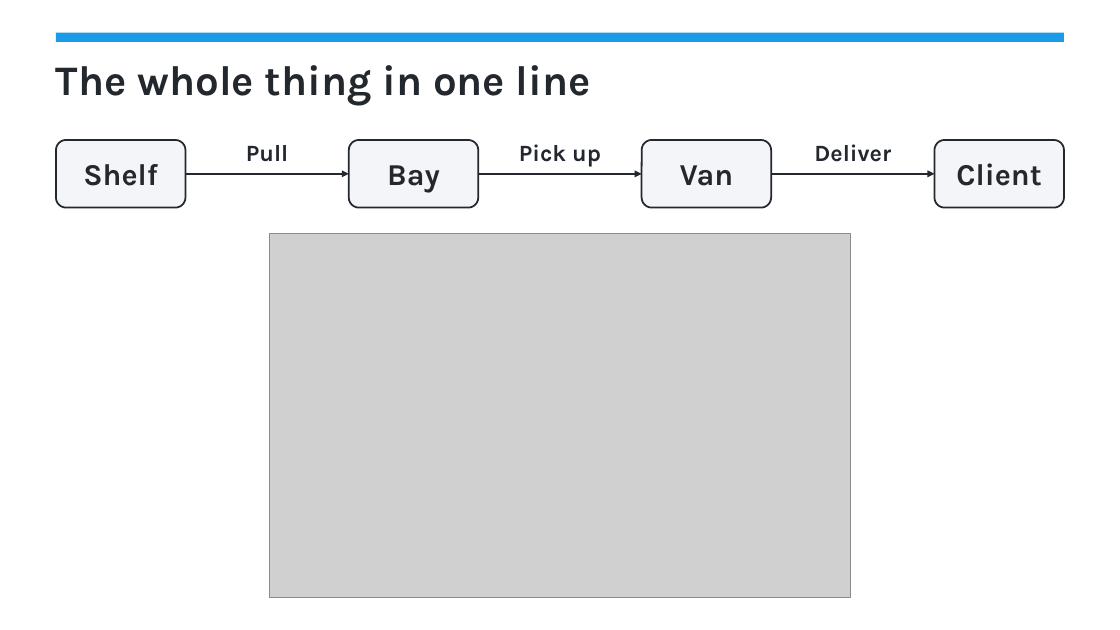
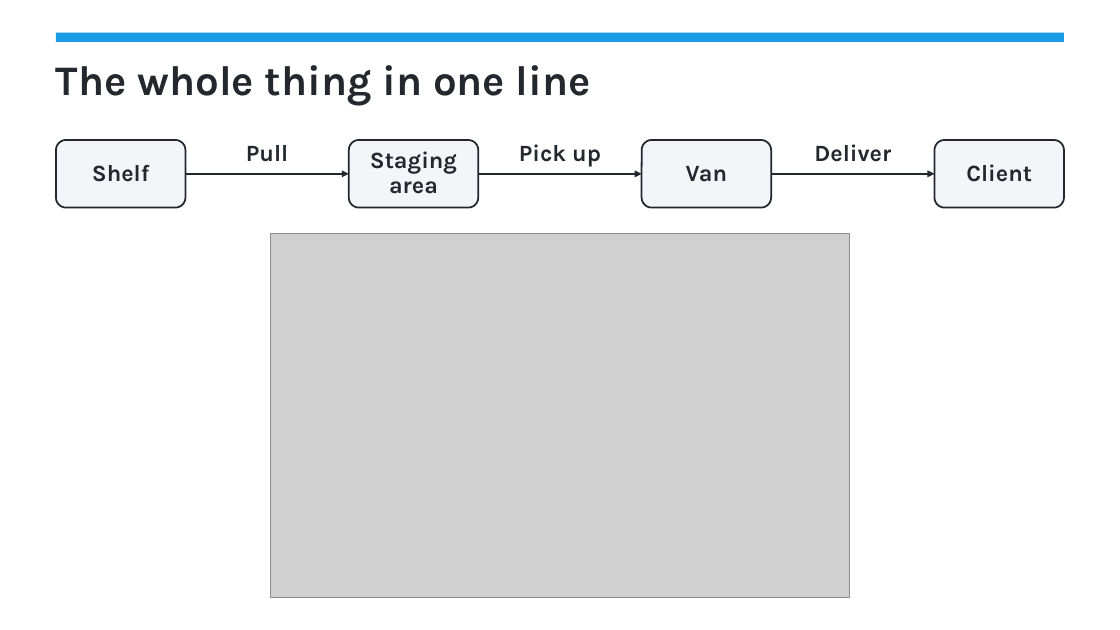
Before and after one commit to frank-umbrella/dev, a slide deck: slide 2 of loadout/training/Loadout-how-it-works.pptx. Drawn at 1120x630 pixels with LibreOffice and Linux fonts; fonts in the diff are those of the drawing; grey boxes stand for pictures. Boxes give left, top, right and bottom in pixels: in the first picture for what was removed or moved away, otherwise in the second. Text is boxed around its words. In the diff, an @@ line names an element or a change of style, - is before the commit and + after.

```diff
--- a/loadout/training/Loadout-how-it-works.pptx
+++ b/loadout/training/Loadout-how-it-works.pptx
@@ size 26 to 20 pt; line spacing 1 to 0.9 in 3 elements at bbox=[56, 140, 186, 208], bbox=[642, 140, 771, 208], bbox=[934, 140, 1064, 208] @@
@@ text in rounded rectangle at bbox=[370, 151, 457, 194]: text changed; size 26 to 20 pt @@
-Bay
+Staging area
```
Also in this commit, not shown: 7 other slides changed, 1 slide added, 40 other files.
